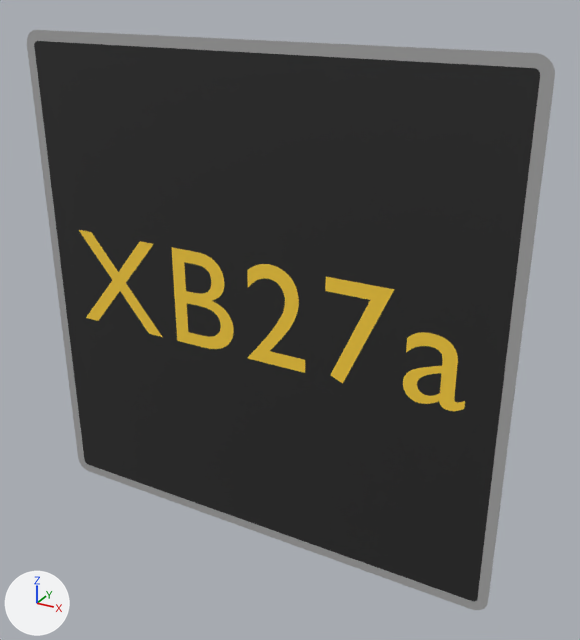
The glTF model panneaux/19_X_dynamiques/XB27a.glb, before and after one commit.
Before and after are seen from a camera (50 mm lens) standing at (0.737, -1.194, 0.609) and looking at (0.063, 0.032, -0.003). Every picture has the same lights, and +X, +Y and +Z are marked at lower left. The older version comes first. Where no turn or scale is listed for an object, it has been applied to the vertices. Vertices at exactly the same position are counted once.

Before the edit, the objects in view are built like this:
```python
me_cadre_212 = bpy.data.meshes.new('cadre.212')
me_cadre_212.from_pydata(...)  # 48 vertices, 92 faces; spans x -0.5..0.5, y 0.0, z -0.5..0.5
me_cadre_212.materials.append(mat_gris_panneau)  # grey #aaaaaa
me_fond_212 = bpy.data.meshes.new('fond.212')
me_fond_212.from_pydata(...)  # 48 vertices, 92 faces; spans x -0.48..0.48, y 0.0, z -0.48..0.48
me_fond_212.materials.append(mat_noir_pictogramme)  # black #272727
me_t_369 = bpy.data.meshes.new('t.369')
me_t_369.from_pydata(...)  # 774 vertices, 1540 faces; spans x -0.424..0.42, y 0.0, z -0.091..0.115
me_t_369.materials.append(mat_ambre_dynamique)  # yellow #ffd33f
ob_xb27a_cadre00 = bpy.data.objects.new('XB27a_cadre00', me_cadre_212)
ob_xb27a_cadre00.location = (0.0, -0.002, 0.0)
ob_xb27a_fond01 = bpy.data.objects.new('XB27a_fond01', me_fond_212)
ob_xb27a_fond01.location = (0.0, -0.002, 0.0)
ob_xb27a_txt02 = bpy.data.objects.new('XB27a_txt02', me_t_369)
ob_xb27a_txt02.location = (0.0, -0.002, 0.0)
```
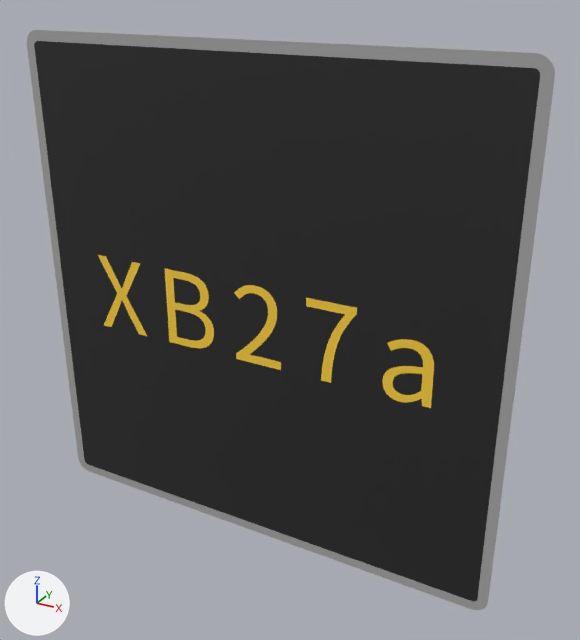
What the commit changed:
me_t_369 is used by ob_xb27a_txt02; location (0.0, -0.002, 0.0).
me_t_369 had 774 vertices, 1540 faces and spanned x -0.424..0.42, y 0.0, z -0.091..0.115.
me_t_369 now has 824 vertices, 1640 faces and spans x -0.375..0.362, y 0.0, z -0.098..0.068.
me_t_369 part 1: the loose piece of 348 vertices spanning x 0.307..0.42, y 0.0, z -0.091..0.046 is rebuilt with 252 vertices and now spans x 0.269..0.362, y 0.0, z -0.098..0.026.
me_t_369 part 2: the loose piece of 212 vertices spanning x -0.181..-0.043, y 0.0, z -0.088..0.112 is rebuilt with 212 vertices and now spans x -0.201..-0.089, y 0.0, z -0.095..0.065.
me_t_369 part 3: the loose piece of 24 vertices spanning x -0.424..-0.218, y 0.0, z -0.088..0.112 is rebuilt with 124 vertices and now spans x -0.375..-0.258, y 0.0, z -0.095..0.065.
me_t_369 part 4: the loose piece of 12 vertices spanning x 0.153..0.282, y 0.0, z -0.091..0.112 is rebuilt with 58 vertices and now spans x 0.115..0.215, y 0.0, z -0.095..0.065.
me_t_369 part 5: 2 vertices moved within x -0.007, y 0.0, z -0.079; 176 vertices removed from x -0.013..0.114, y 0.0, z -0.088..0.115; 176 vertices added at x -0.04..0.062, y 0.0, z -0.095..0.068.

What differs and where, as boxes [x1, y1, x2, y2] in the pictures (580 x 640 px; the box of a moved part takes in the faces that stretch with it):
'XB27a_txt02', reshaped (13% narrower, 15% shorter)
    before: [79, 230, 465, 411]
    after: [98, 255, 434, 408]
part 1 of me_t_369, rebuilt (16% narrower, 12% shorter)
    before: [403, 332, 465, 411]
    after: [382, 339, 434, 408]
part 2 of me_t_369, rebuilt (22% narrower, 22% shorter)
    before: [171, 247, 234, 349]
    after: [165, 269, 214, 348]
part 3 of me_t_369, rebuilt (40% narrower, 24% shorter)
    before: [79, 230, 162, 337]
    after: [98, 255, 147, 336]
part 4 of me_t_369, rebuilt (27% narrower, 20% shorter)
    before: [325, 277, 395, 384]
    after: [306, 298, 357, 383]
part 5 of me_t_369, moved or reshaped
    before: [247, 264, 305, 373]
    after: [234, 285, 281, 370]
